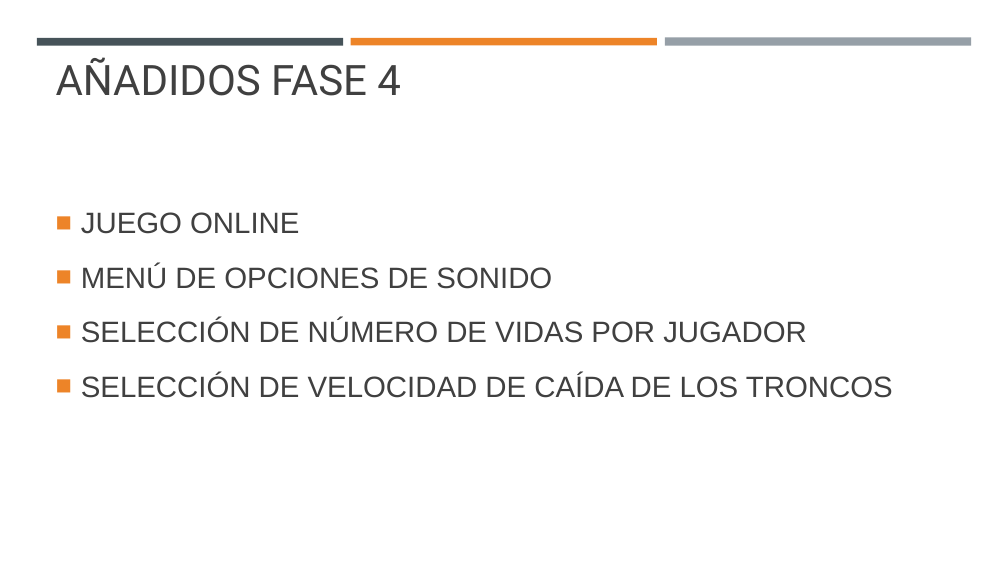
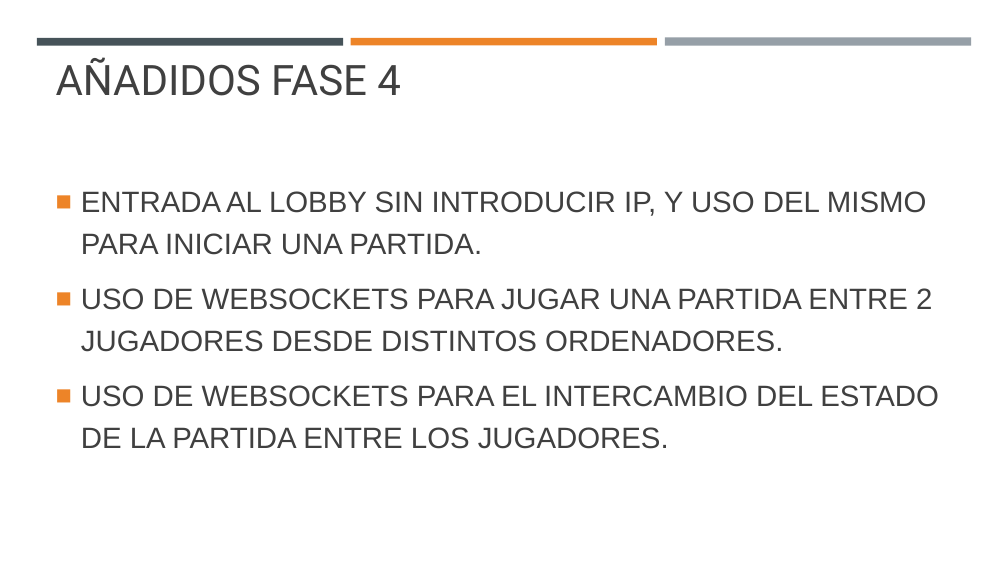
Before and after one commit to gerlogu/Shinobi-no-noboru, a slide deck: slide 2 of Presentacion_juegos_en_red_fase_4.pptx. Drawn at 1008x567 pixels with LibreOffice and Linux fonts; fonts in the diff are those of the drawing. Boxes give left, top, right and bottom in pixels: in the first picture for what was removed or moved away, otherwise in the second. Text is boxed around its words. In the diff, an @@ line names an element or a change of style, - is before the commit and + after.

Commit message:
Arreglo de las persentaciones
Se ha modificado la presentación de la fase 4 para que sea exclusiva de esta fase.
Se ha añadido una presentación de la fase 5.

```diff
--- a/Presentacion_juegos_en_red_fase_4.pptx
+++ b/Presentacion_juegos_en_red_fase_4.pptx
@@ text at [81, 191, 939, 449]: text changed @@
-■ JUEGO ONLINE
-■ MENÚ DE OPCIONES DE SONIDO
-■ SELECCIÓN DE NÚMERO DE VIDAS POR JUGADOR
-■ SELECCIÓN DE VELOCIDAD DE CAÍDA DE LOS TRONCOS
+■ ENTRADA AL LOBBY SIN INTRODUCIR IP, Y USO DEL MISMO PARA INICIAR UNA PARTIDA.
+■ USO DE WEBSOCKETS PARA JUGAR UNA PARTIDA ENTRE 2 JUGADORES DESDE DISTINTOS ORDENADORES.
+■ USO DE WEBSOCKETS PARA EL INTERCAMBIO DEL ESTADO DE LA PARTIDA ENTRE LOS JUGADORES.
```
Also in this commit, not shown: 1 other file.
